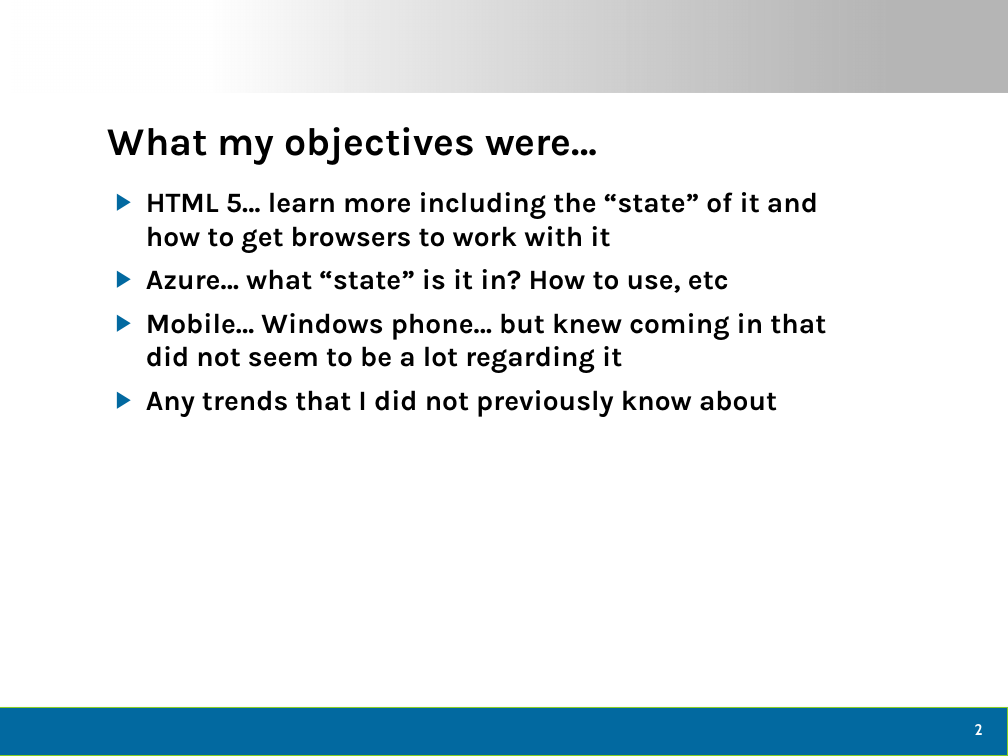
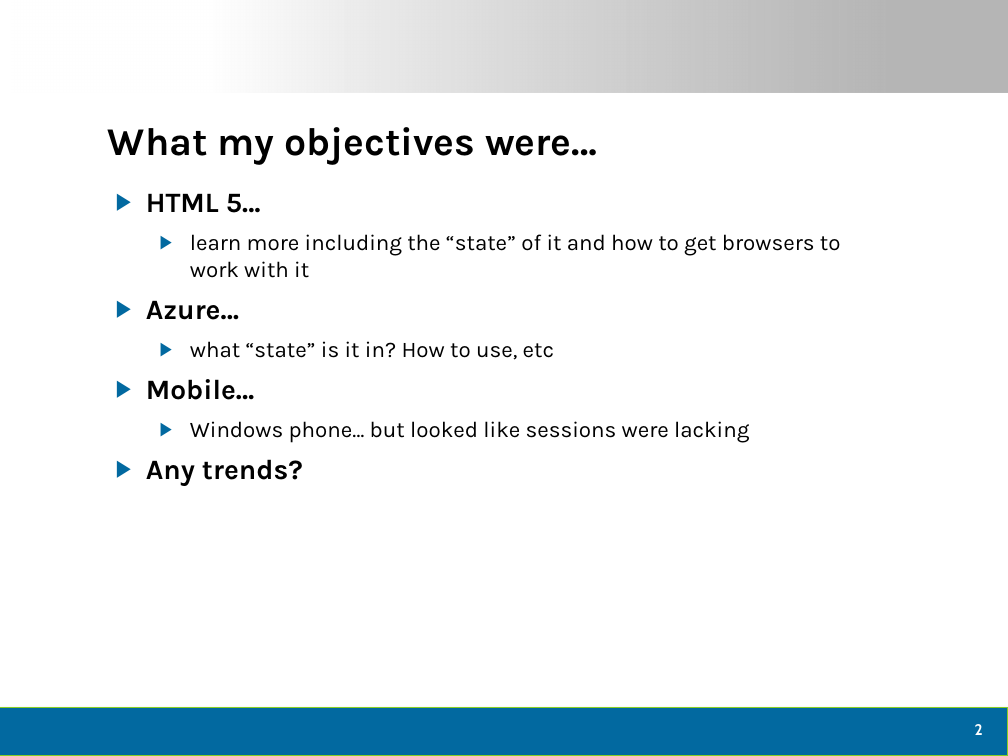
Before and after one commit to dtomyn/HTML5Demo1, a slide deck: slide 3 of Docs/2012 - Live360 Event Review (NEWER).pptx. Drawn at 1008x756 pixels with LibreOffice and Linux fonts; fonts in the diff are those of the drawing; background and template pictures are left out. Boxes give left, top, right and bottom in pixels: in the first picture for what was removed or moved away, otherwise in the second. Text is boxed around its words. In the diff, an @@ line names an element or a change of style, - is before the commit and + after.

```diff
--- a/Docs/2012 - Live360 Event Review (NEWER).pptx
+++ b/Docs/2012 - Live360 Event Review (NEWER).pptx
@@ text at box(146, 193, 841, 486): text changed; size 20 to 16 pt; bold off @@
-▶ HTML 5… learn more including the “state” of it and how to get browsers to work with it
-▶ Azure… what “state” is it in? How to use, etc
-▶ Mobile… Windows phone… but knew coming in that did not seem to be a lot regarding it
-▶ Any trends that I did not previously know about
+▶ HTML 5…
+  ▶ learn more including the “state” of it and how to get browsers to work with it
+▶ Azure…
+  ▶ what “state” is it in? How to use, etc
+▶ Mobile…
+  ▶ Windows phone… but looked like sessions were lacking
+▶ Any trends?
```
Also in this commit, not shown: 11 other slides changed, 9 slides added, 2 slides removed, 1 other file.
